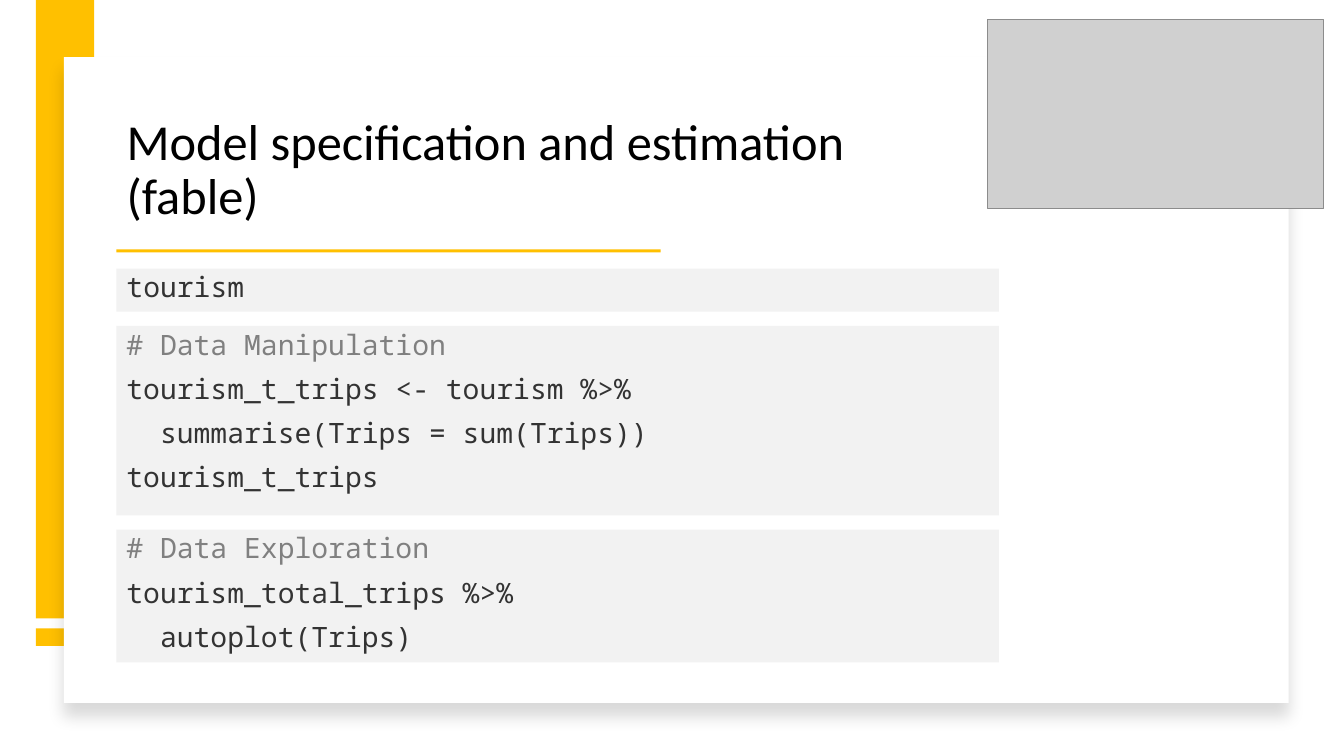
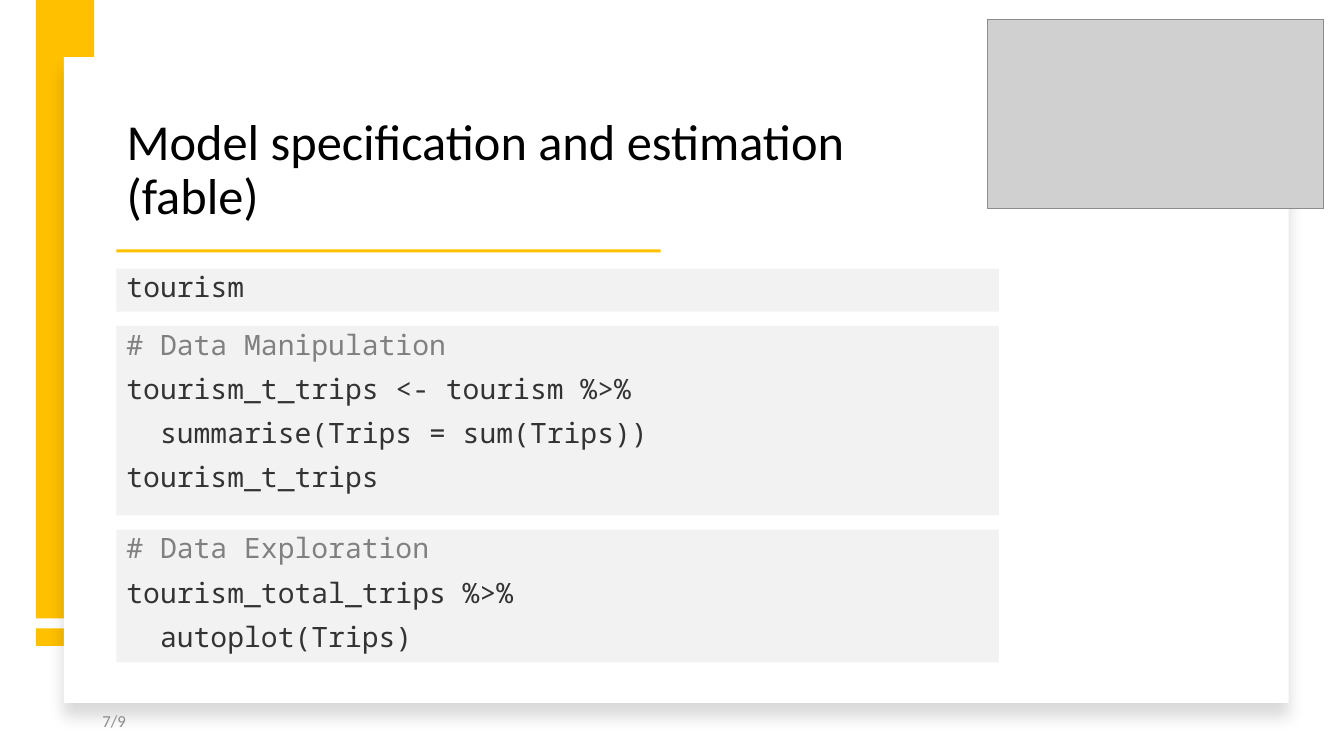
Before and after one commit to intro-to-data-science-22-workshop/-14-temporal-data-with-tsibble-and-fable-Samson-Krafft, a slide deck: slide 7 of tsibble and fable.pptx. Drawn at 1344x756 pixels with LibreOffice and Linux fonts; fonts in the diff are those of the drawing; grey boxes stand for pictures; background and template pictures are left out. Boxes give left, top, right and bottom in pixels: in the first picture for what was removed or moved away, otherwise in the second. Text is boxed around its words. In the diff, an @@ line names an element or a change of style, - is before the commit and + after.

```diff
--- a/tsibble and fable.pptx
+++ b/tsibble and fable.pptx
@@ page number added at [102, 715, 125, 728], 12 pt, text #8C8C8C @@
+7/9
```
Also in this commit, not shown: 8 other slides changed, 1 slide removed.
